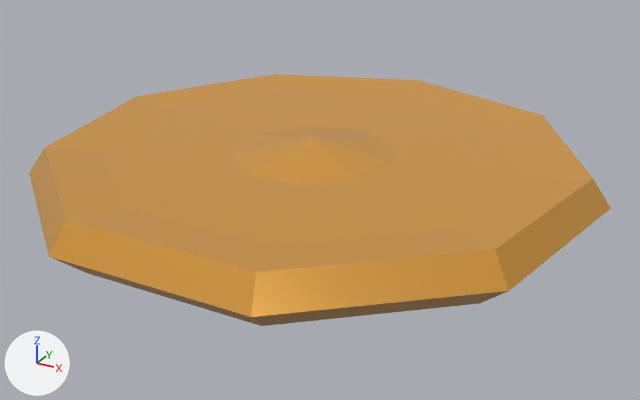
The glTF model public/models/canal-cover.glb as it was, and as the next commit left it.
Camera for both pictures: a camera (50 mm lens) standing at (0.759, -1.359, 0.672) and looking at (0.015, -0.006, -0.005). The axes (+X, +Y, +Z) are drawn at lower left. The lights are the same throughout. Where no turn or scale is listed for an object, it has been applied to the vertices.

Names of what the first picture shows: 'canal-cover'.
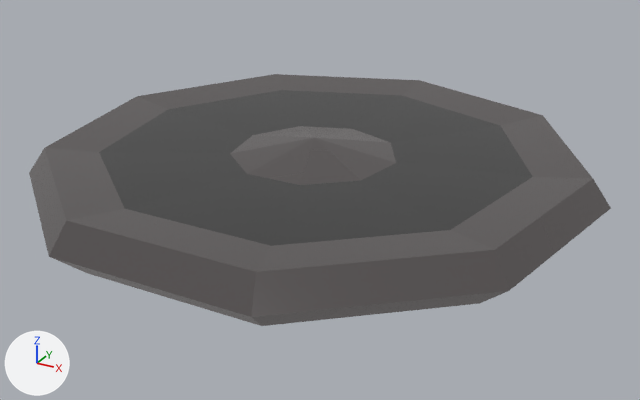
Where the change shows, as pixel boxes (x1, y1, x2, y2) in the pictures (640 x 400 px):
'canal-cover', recoloured (orange to grey)
    both: (29, 74, 611, 326)

The edits, one by one:
Picture 'base' (img_base) is new.
Material 'LOWPOLY-COLORS.001' (mat_lowpoly_colors_001) is new.
Uses the picture img_base.
me_canal_cover has 46 vertices, 88 faces and spans x -0.527..0.527, y -0.503..0.536, z 0.0..0.115.
me_canal_cover no longer uses material mat_lowpoly_colors (orange #e7a747).
me_canal_cover now uses material mat_lowpoly_colors_001.
